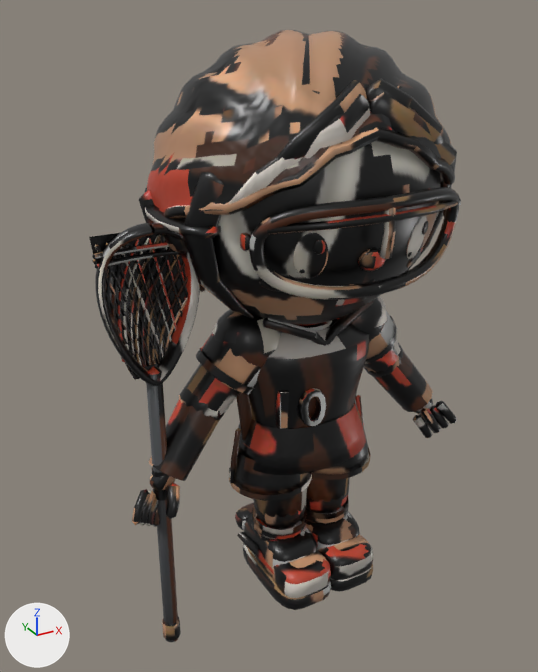
Renders of the Blender file 3D/Production/Characters/GirlField/LaxAttack_GirlField.blend from each side of a commit.
Both versions are drawn from a 50 mm camera at (-0.907, -1.475, 1.454) aimed at (-0.033, 0.114, 0.659). Arrows for +X, +Y and +Z are at lower left; the lights stay in place. The older version comes first.

Before the edit, the objects in view are built like this:
```python
me_lax_shooter_body = bpy.data.meshes.new('lax_shooter_body')
me_lax_shooter_body.from_pydata(...)  # 16138 vertices, 16754 faces; spans x -0.52..0.5, y -0.34..0.55, z -0.11..1.41
me_lax_shooter_body.materials.append(mat_m_lax_shooter_atlas)
ob_lax_shooter_body = bpy.data.objects.new('lax_shooter_body', me_lax_shooter_body)
ob_lax_shooter_body.location = (0.0, 0.0, 0.0)
```
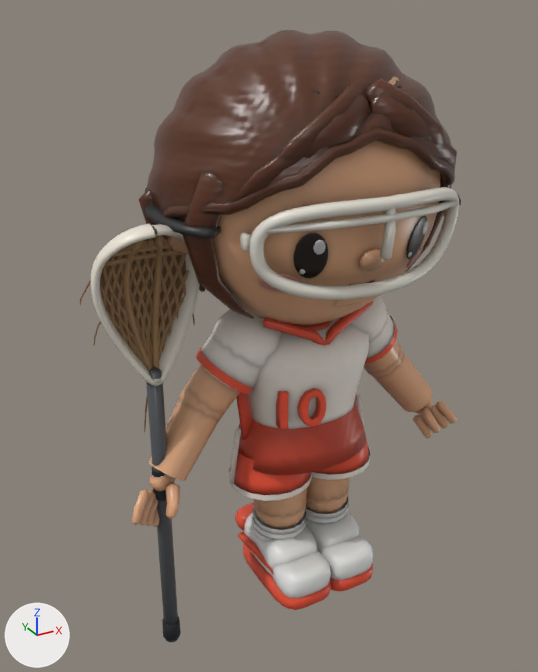
What differs and where, as boxes [x1, y1, x2, y2] in the pictures (538 x 672 px; the box of a moved part takes in the faces that stretch with it):
'lax_shooter_body', reshaped: before [89, 30, 461, 642]; after [80, 30, 461, 642]
part 1 of me_lax_shooter_body, added: after [144, 397, 148, 432]
part 2 of me_lax_shooter_body, added: after [80, 280, 91, 305]
part 3 of me_lax_shooter_body, moved or reshaped: before [89, 223, 200, 642]; after [91, 224, 200, 642]
part 4 of me_lax_shooter_body, surface changed: [99, 30, 461, 642] in both

The change, as a diff of the scene's bpy script:
```diff
--- a/3D/Production/Characters/GirlField/LaxAttack_GirlField.blend.py
+++ b/3D/Production/Characters/GirlField/LaxAttack_GirlField.blend.py
@@ me_lax_shooter_body @@
 # used by ob_lax_shooter_body; location = (0.0, 0.0, 0.0)
-me_lax_shooter_body.from_pydata(...)  # 16138 vertices, 16754 faces; spans x -0.52..0.5, y -0.34..0.55, z -0.11..1.41
+me_lax_shooter_body.from_pydata(...)  # 16506 vertices, 17158 faces; spans x -0.55..0.5, y -0.34..0.55, z -0.11..1.41
+# me_lax_shooter_body part 1: a new loose piece of 26 vertices spanning x -0.42..-0.4, y -0.02..0.03, z 0.53..0.69, in mat_m_lax_shooter_atlas
+# me_lax_shooter_body part 2: a new loose piece of 26 vertices spanning x -0.55..-0.52, y -0.01..0.02, z 0.88..0.93, in mat_m_lax_shooter_atlas
+# me_lax_shooter_body part 3: 653 vertices moved from x -0.52..-0.29, y -0.08..0.04, z 0.69..1.05 to x -0.52..-0.28, y -0.09..0.04, z 0.69..1.05; 415 vertices removed from x -0.52..-0.29, y -0.06..0.04, z 0.68..1.05; 627 vertices added at x -0.52..-0.28, y -0.09..0.04, z 0.68..1.05
+# me_lax_shooter_body part 4: 14958 kept faces spanning x -0.52..0.5, y -0.34..0.55, z -0.11..1.41 get new texture (UV) coordinates
+# other edits to the shape of me_lax_shooter_body do not show in these pictures
 me_lax_shooter_body.materials.append(mat_m_lax_shooter_atlas)
```
